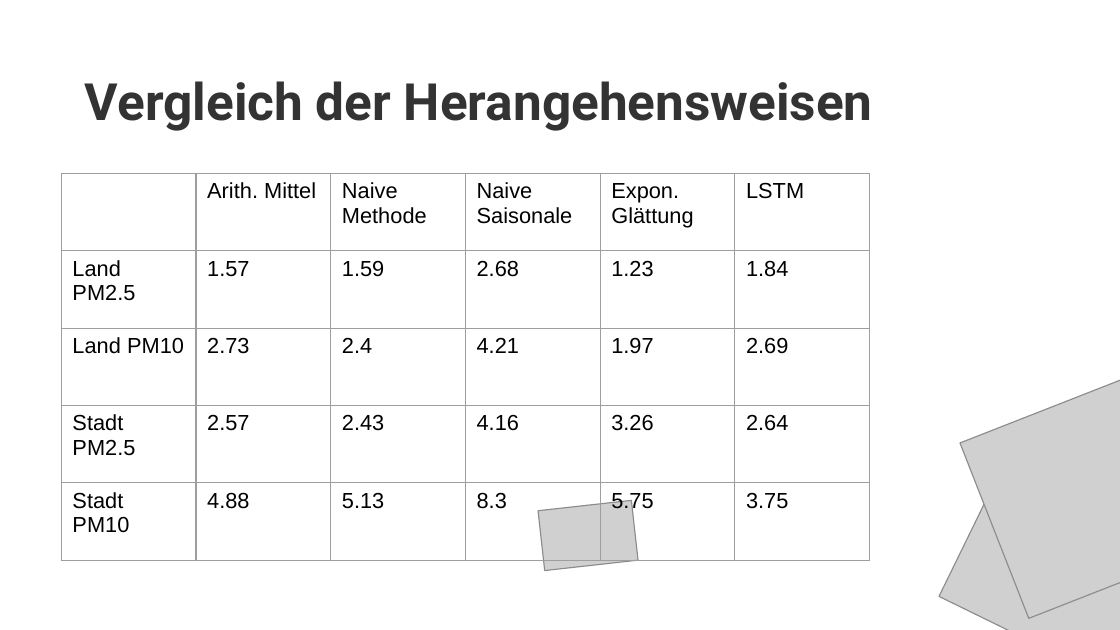
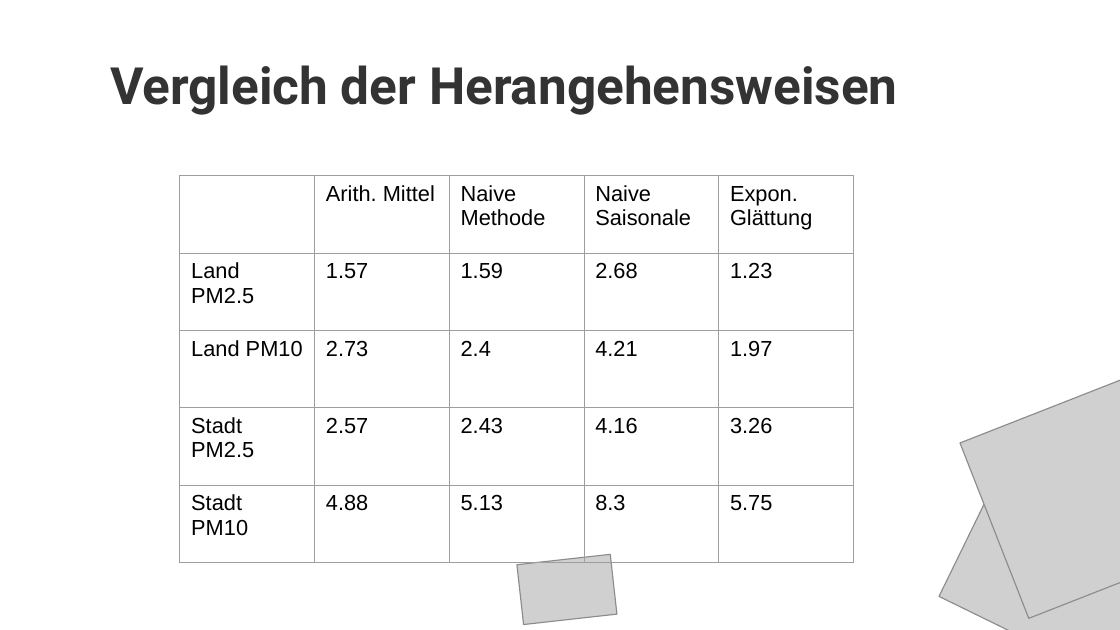
Before and after one commit to Fxvdi/umweltmonitoring-project, a slide deck: slide 8 of Präsentation_Umwelt.pptx (slide 11 before the commit). Drawn at 1120x630 pixels with LibreOffice and Linux fonts; fonts in the diff are those of the drawing; grey boxes stand for pictures; background and template pictures are left out. Boxes give left, top, right and bottom in pixels: in the first picture for what was removed or moved away, otherwise in the second. Text is boxed around its words. In the diff, an @@ line names an element or a change of style, - is before the commit and + after.

```diff
--- a/Präsentation_Umwelt.pptx
+++ b/Präsentation_Umwelt.pptx
@@ title "Vergleich der Herangehensweisen" moved from (x1=85, y1=81, x2=873, y2=131) to (x1=110, y1=65, x2=898, y2=115) @@
@@ table at (x1=180, y1=176, x2=852, y2=562) @@
-column 6: LSTM | 1.84 | 2.69 | 2.64 | 3.75
@@ table resized from (x1=62, y1=174, x2=868, y2=560) to (x1=180, y1=176, x2=852, y2=562) @@
@@ picture moved from (x1=538, y1=500, x2=638, y2=571) to (x1=517, y1=554, x2=617, y2=624) @@
```
Also in this commit, not shown: 3 other slides changed, 2 slides added, 1 slide removed.
